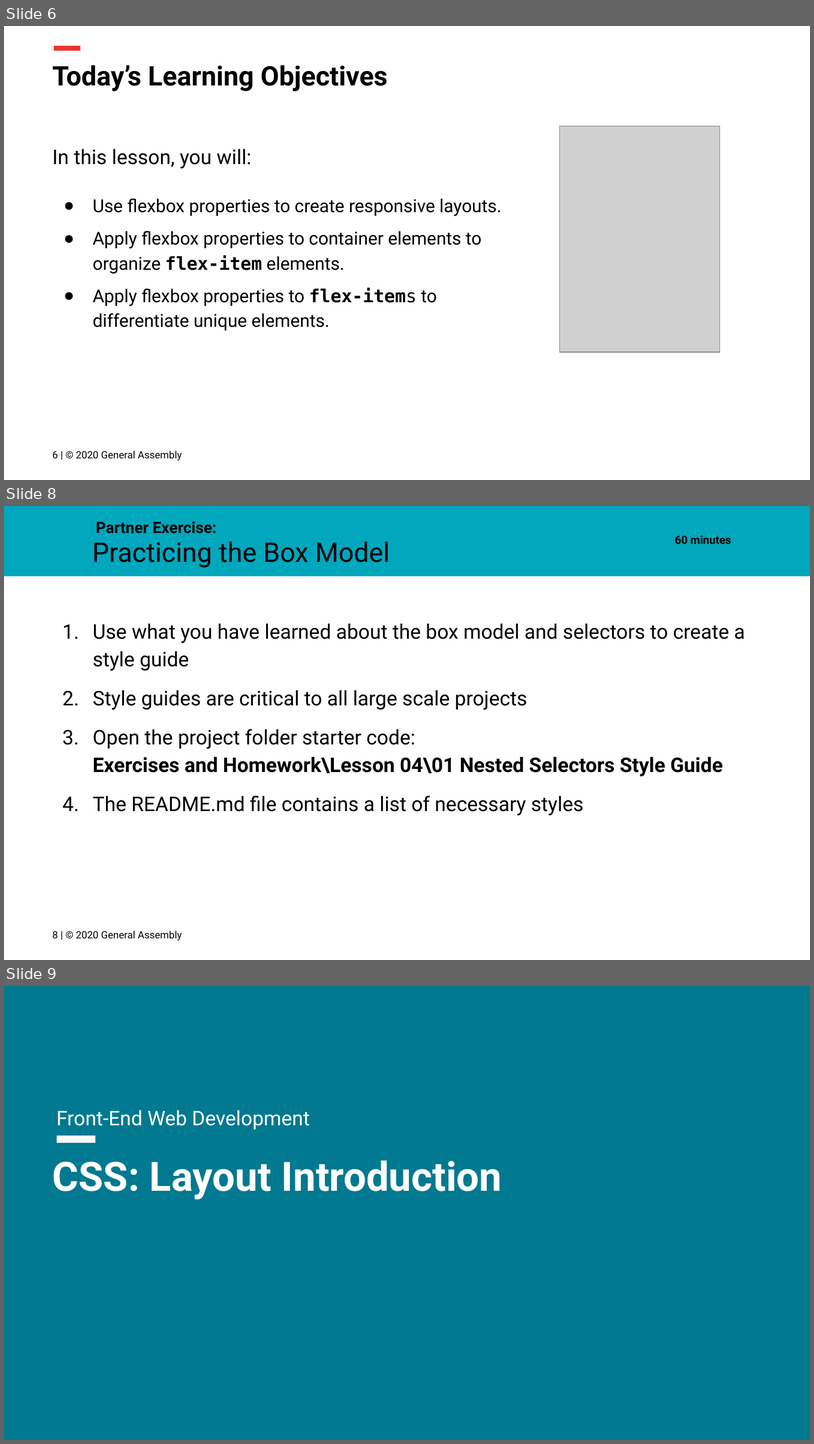
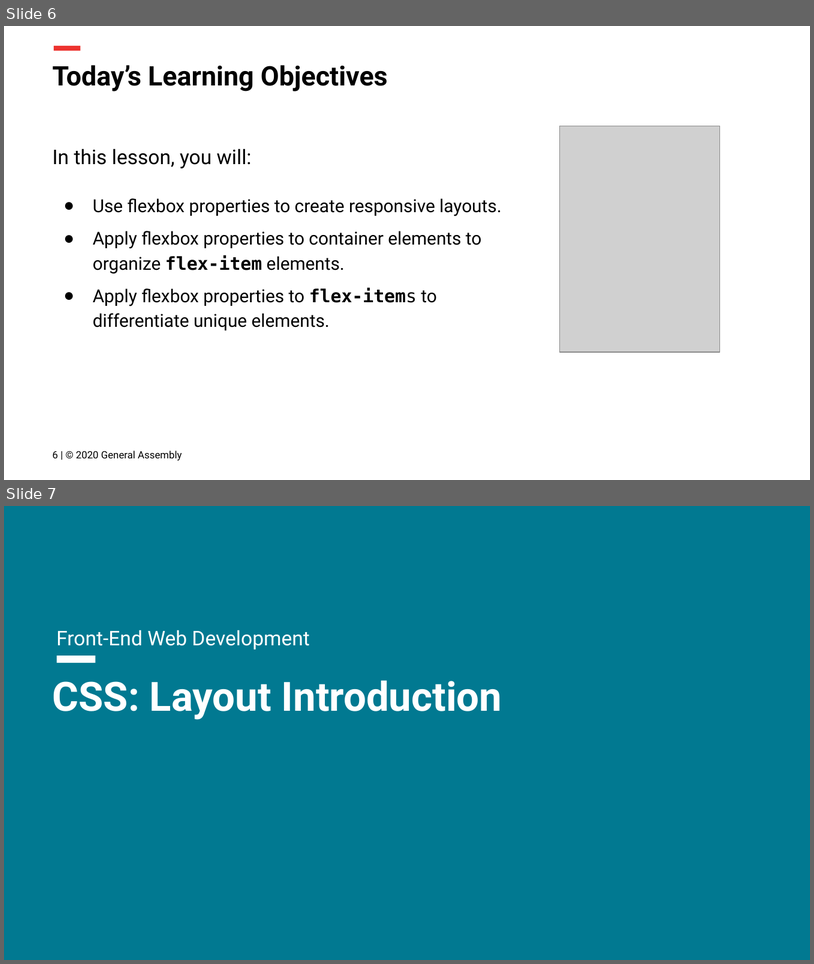
Before and after one commit to FEWD-1-17/curriculum, a slide deck: Lesson Decks/04 Flexbox - FEWD 3.2.pptx. Shown one above the other, each under a label of ours: slides 6, 8 and 9 before the commit, slides 6 and 7 after it; the slides between them are not shown. The pictures are 814x1444 and 814x964 pixels, drawn with LibreOffice and Linux fonts; fonts in the diff are those of the drawing; grey boxes stand for pictures; background and template pictures are left out. Boxes give left, top, right and bottom in pixels: in the first picture for what was removed or moved away, otherwise in the second. Text is boxed around its words. In the diff, an @@ line names an element or a change of style, - is before the commit and + after.

Commit message:
Updated Lesson 04

```diff
--- a/Lesson Decks/04 Flexbox - FEWD 3.2.pptx
+++ b/Lesson Decks/04 Flexbox - FEWD 3.2.pptx
@@ slide 8 removed at [4,506,810,960], background #FFFFFF @@
@@ rectangle removed at [4,506,810,576] @@
@@ text removed at [96,521,217,534] @@
-Partner Exercise:
@@ title removed at [92,541,390,568] @@
-Practicing the Box Model
@@ subtitle removed at [675,535,732,544] @@
-60 minutes
@@ text removed at [93,623,745,815] @@
-1. Use what you have learned about the box model and selectors to create a style guide
-2. Style guides are critical to all large scale projects
-3. Open the project folder starter code:
-   Exercises and Homework\Lesson 04\01 Nested Selectors Style Guide
-4. The README.md file contains a list of necessary styles
@@ text removed at [53,930,182,940] @@
-8 | © 2020 General Assembly
@@ what was slide 9 is now slide 7 @@
```
Also in this commit, not shown: 3 slides changed, 1 other slide removed, 42 other files.
